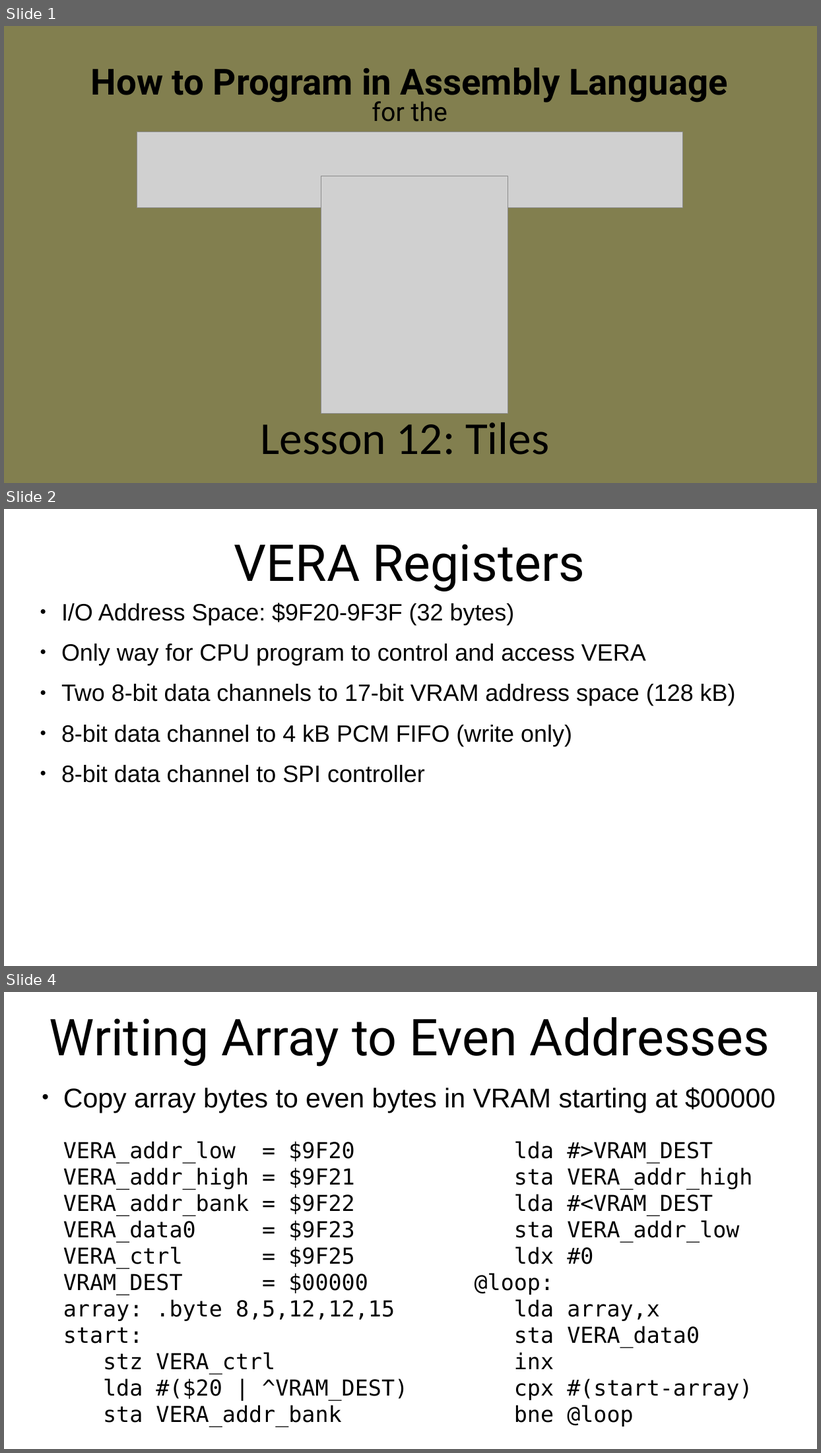
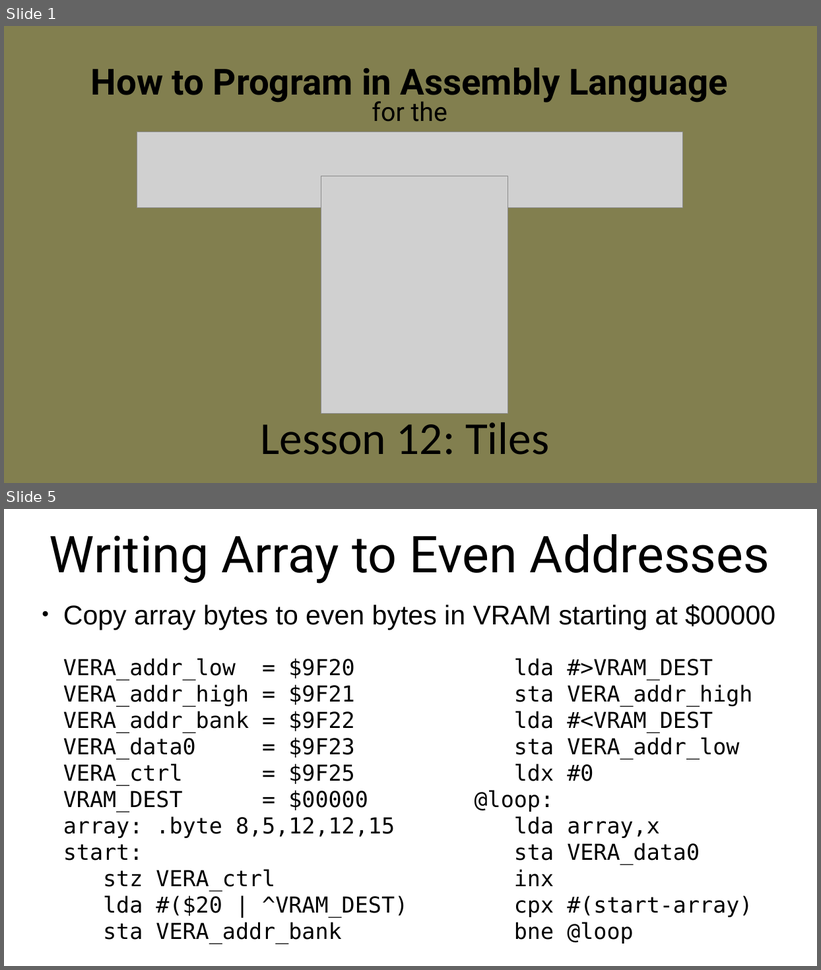
Before and after one commit to SlithyMatt/x16-assembly-tutorial, a slide deck: Lesson12/Lesson12.odp. Shown one above the other, each under a label of ours: slides 1, 2 and 4 before the commit, slides 1 and 5 after it; the slides between them are not shown. The pictures are 821x1453 and 821x970 pixels, drawn with LibreOffice and Linux fonts; fonts in the diff are those of the drawing; grey boxes stand for pictures. Boxes give left, top, right and bottom in pixels: in the first picture for what was removed or moved away, otherwise in the second. Text is boxed around its words. In the diff, an @@ line names an element or a change of style, - is before the commit and + after.

```diff
--- a/Lesson12/Lesson12.odp
+++ b/Lesson12/Lesson12.odp
@@ slide 2 removed at (4, 509, 817, 966), background #FFFFFF @@
@@ title removed at (234, 544, 585, 591) @@
-VERA Registers
@@ text removed at (61, 603, 736, 783) @@
-● I/O Address Space: $9F20-9F3F (32 bytes)
-● Only way for CPU program to control and access VERA
-● Two 8-bit data channels to 17-bit VRAM address space (128 kB)
-● 8-bit data channel to 4 kB PCM FIFO (write only)
-● 8-bit data channel to SPI controller
@@ what was slide 4 is now slide 5 @@
```
Also in this commit, not shown: 3 slides added, 2 other slides removed, 2 other files.
